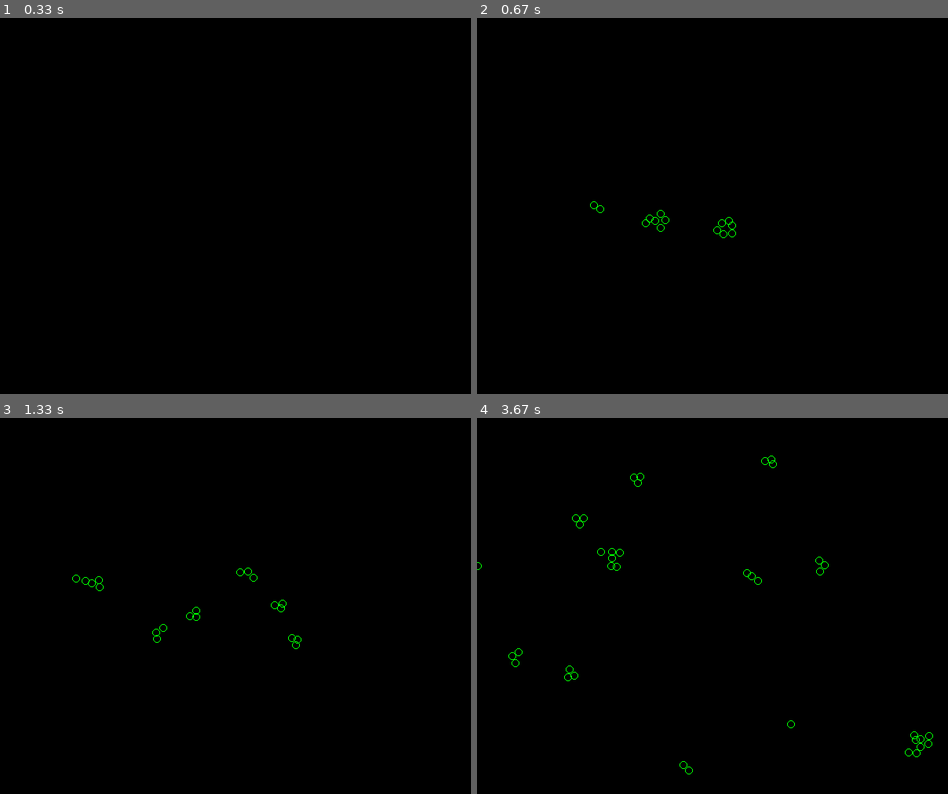
Above: before the commit, frames 1-4 (two rows, left to right).
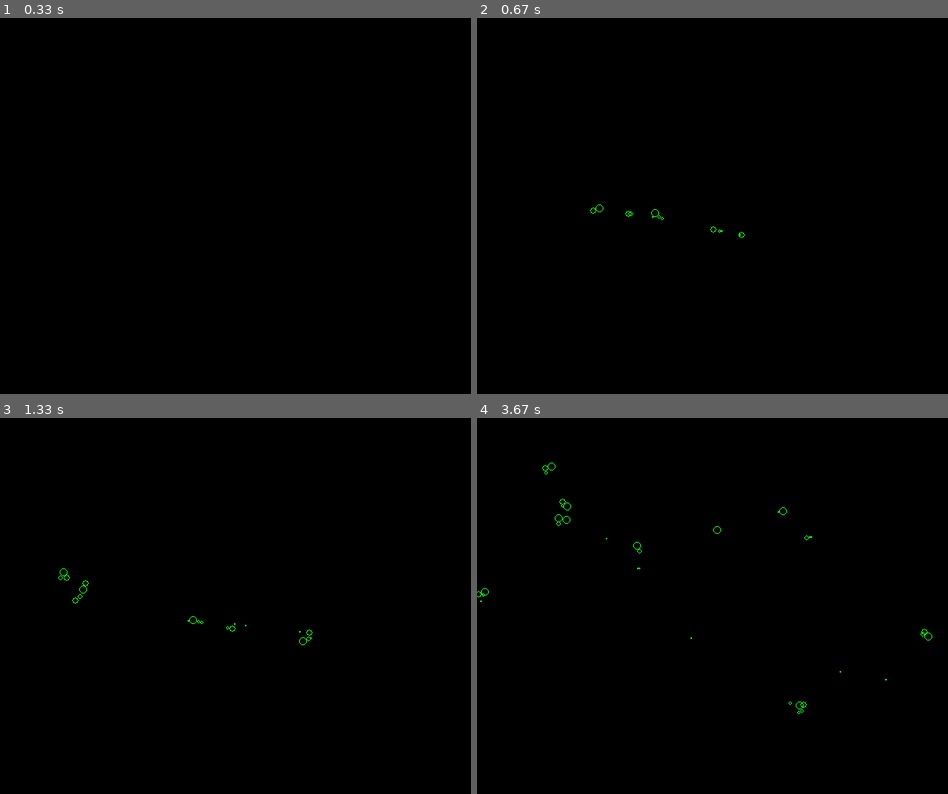
Above: after the commit, the same moments.

Repository: saubun/python-repo
Game: pygame game, started from src/gravity.py
The game is run twice, just before and just after one commit, with the same random seed, the same clock (stepped at 60 frames per second) and the same inputs.
Inputs (mouse positions are in pixels of both pictures, inside the frame that each line leads up to):
- Up to frame 1 (0.33 s): no input
- Up to frame 2 (0.67 s): press the mouse at (712, 228) at 0.37 s; move the mouse to (655, 221) at 0.47 s; release the mouse at (599, 209) at 0.6 s
- Up to frame 3 (1.33 s): click (89, 549) at 0.72 s; click (292, 639) at 1.05 s
- Up to frame 4 (3.67 s): click (542, 594) at 1.38 s; click (698, 542) at 1.72 s; click (637, 481) at 2.05 s; click (533, 523) at 2.38 s; click (811, 538) at 2.72 s; click (571, 478) at 3.05 s; click (608, 538) at 3.38 s

Frame 1 is identical in both runs. In frame 2, 0.2% of the frame differs, in the area x 24-57%, y 48-59%; in frame 3, 0.3%; in frame 4, 0.5%, in the area x 0-97%, y 10-95%.

Commit message:
improved chaos

Diff:
--- a/src/gravity.py
+++ b/src/gravity.py
@@ -1,4 +1,5 @@
 import pygame
+import random as r
 
 WIDTH = 600
 HEIGHT = 480
@@ -88,7 +89,9 @@
                 ...
 
         if pygame.mouse.get_pressed()[0]:
-            balls.append(Circle((pygame.mouse.get_pos()), 5, 5000000))
+            radius = r.randint(1, 5)
+            mass = radius * 1000000
+            balls.append(Circle((pygame.mouse.get_pos()), radius, mass))
 
         # Reset display
         screen.fill(BLACK)
